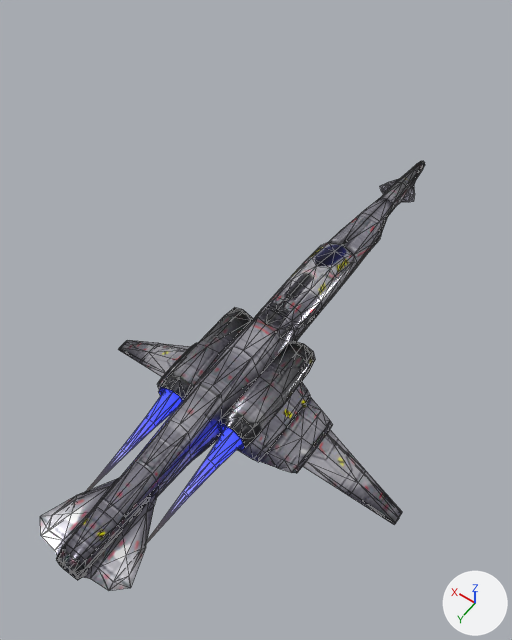
One commit to the glTF model gfx/ship3d/Quicksilver/quicksilver.gltf: the scene before it, then after it.
Before and after are seen from a camera (50 mm lens) standing at (-6.1, 8.43, 14.82) and looking at (0.34, -0.59, 0.65). Arrows for +X, +Y and +Z are at lower right; the lights stay in place. Mesh edges are drawn as thin lines. Where no turn or scale is listed for an object, it has been applied to the vertices.

Script lines for the objects in view, before the commit:
```python
me_base_001 = bpy.data.meshes.new('base.001')
me_base_001.from_pydata(...)  # 844 vertices, 1683 faces; spans x -4.9..4.9, y -9.4..6.6, z -2.7..1.2
me_base_001.materials.append(mat_base_glow)
me_glow = bpy.data.meshes.new('glow')
me_glow.from_pydata(...)  # 66 vertices, 112 faces; spans x -1.21..1.21, y 3.25..6.9, z 0.84..1.34
me_glow.materials.append(mat_engine_glow_melendez)
ob_base_glow = bpy.data.objects.new('base_glow', me_base_001)
ob_base_glow.location = (0.0, 0.0, -0.39)
ob_glow = bpy.data.objects.new('glow', me_glow)
ob_glow.location = (0.0, -1.23, -1.17)
```
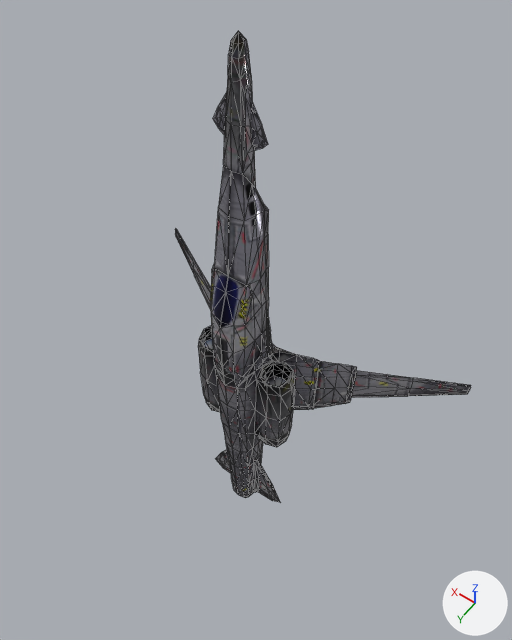
Changed parts and their boxes [x1, y1, x2, y2] in the pictures (512 x 640 px):
'base_glow', reshaped (23% narrower, 10% taller)
    before: [40, 161, 425, 591]
    after: [175, 31, 471, 502]
'glow', deleted
    before: [119, 389, 243, 499]

The change, as a list of edits to the scene's bpy script:
```text
Add mat_base:
    mat_base = principled_material('base')
    mat_base.texture = img_quicksilver
    mat_base.metallic = 0.7
    mat_base.roughness = 0.2
Add me_base_1:
    me_base_1.from_pydata(...)  # 844 vertices, 1683 faces; spans x -4.9..4.9, y -2.7..1.2, z -6.6..9.4
    me_base_1.materials.append(mat_base)  # picture img_quicksilver
Change ob_base_glow:
    ob_base_glow: bpy.data.objects.new('base_glow', me_base_001) -> bpy.data.objects.new('base_glow', me_base_1)
Remove ob_glow:
    ob_glow = bpy.data.objects.new('glow', me_glow)
    ob_glow.location = (0.0, -1.23, -1.17)
```
